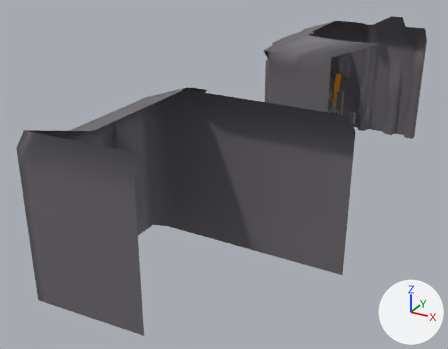
The FBX model Assets/Game Assets/IMPORTS/Levels/Lava_Cave/lava_cave_environment.fbx, before and after one commit.
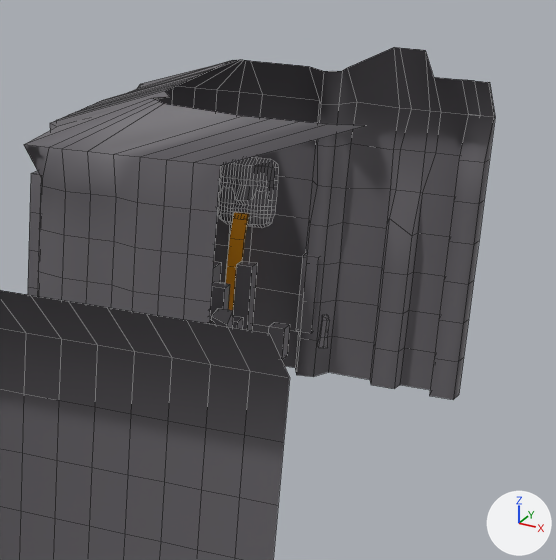
Old and new are each drawn whole from a 50 mm camera at (41.8, -100.0, 28.7) aimed at (4.1, -31.3, -5.7) and again close up on the part from 57% to 100% of the width and 0% to 56% of the height. The axes (+X, +Y, +Z) are drawn at lower right. The lights are the same throughout. The close-ups show mesh edges as thin lines. Where no turn or scale is listed for an object, it has been applied to the vertices.

Names of what the first close-up shows: 'cave'.
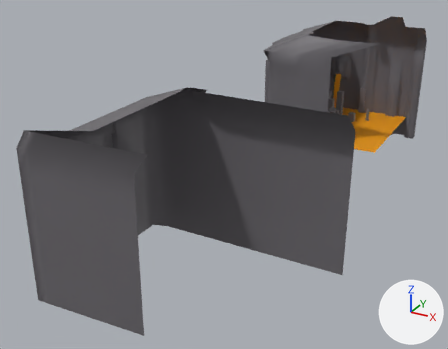
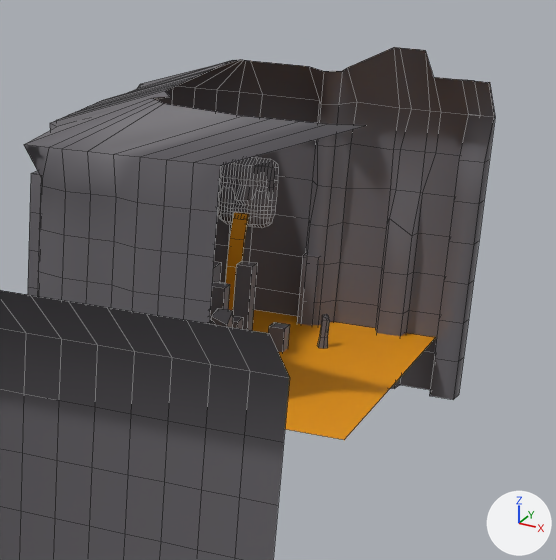
Changed parts and their boxes (x1, y1, x2, y2) in the close-ups (556 x 560 px):
```json
{"object": "lake", "change": "added", "after": [252, 310, 436, 440], "on screen": "orange"}
```

Scene script edits in JSON lines:
```json
{"op": "add", "block": "me_mesh_1", "code": ["me_mesh_1 = bpy.data.meshes.new('Mesh')", "me_mesh_1.from_pydata(...)  # 4 vertices, 1 face; spans x -10.0..10.0, y -10.0..10.0, z 0.0", "me_mesh_1.materials.append(mat_phong2)  # picture img_lava_cave_environment_png"]}
{"op": "add", "block": "ob_lake", "code": ["ob_lake = bpy.data.objects.new('lake', me_mesh_1)", "ob_lake.location = (9.0, 0.0, -7.0)"]}
```
